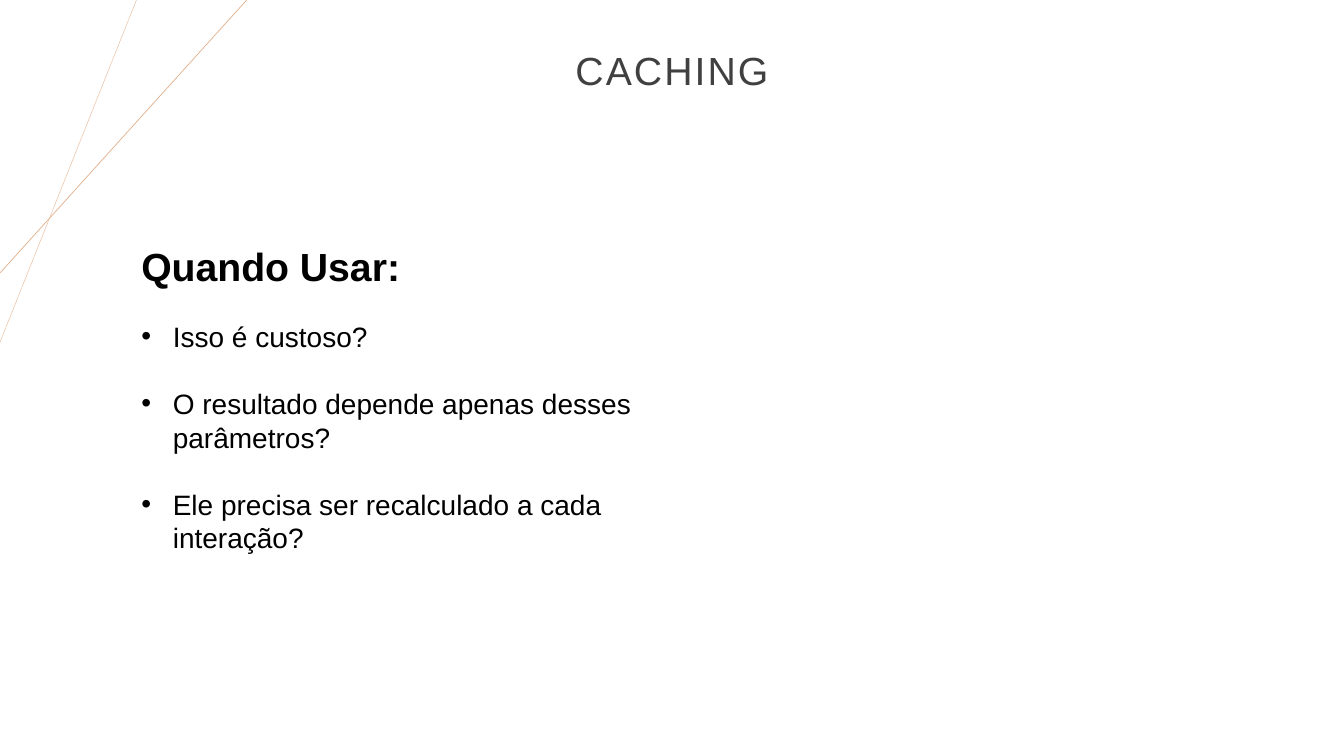
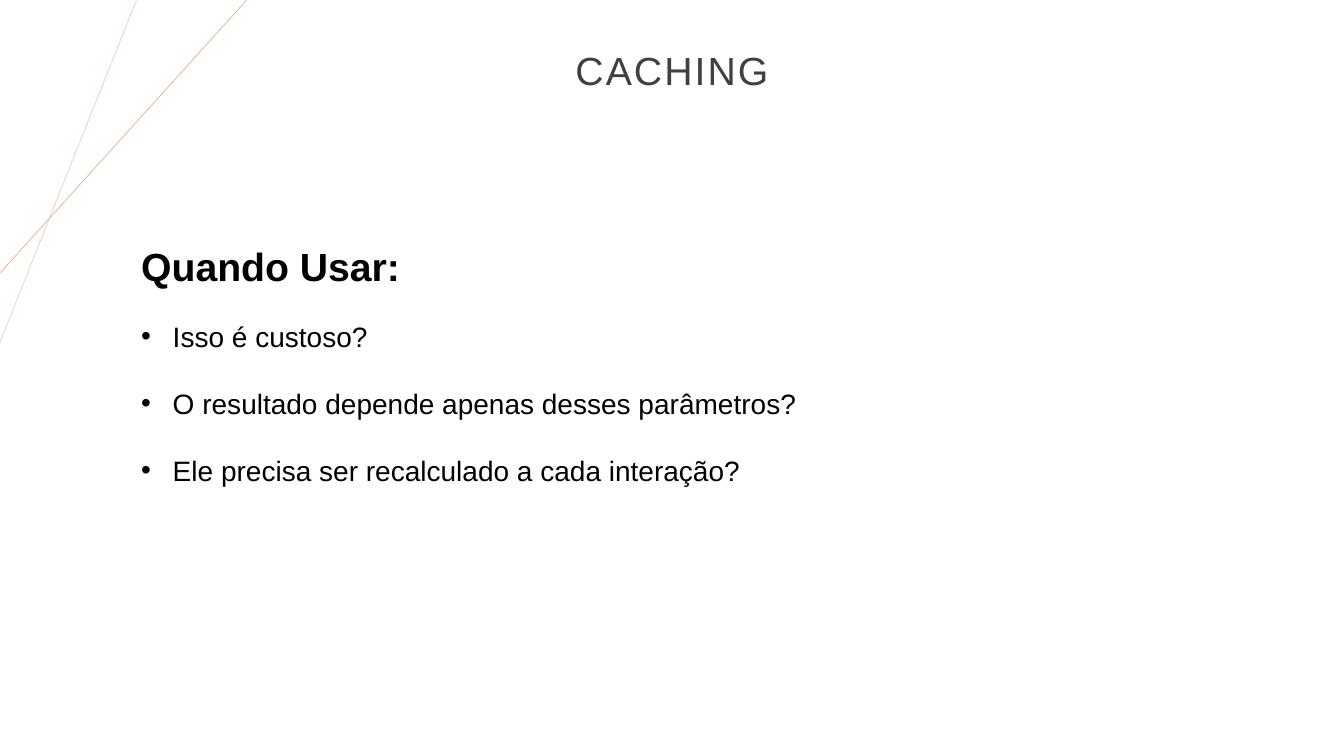
Before and after one commit to LucasRios/FIAP, a slide deck: slide 6 of Aula05/Aula5.pptx. Drawn at 1344x756 pixels with LibreOffice and Linux fonts; fonts in the diff are those of the drawing. Boxes give left, top, right and bottom in pixels: in the first picture for what was removed or moved away, otherwise in the second. Text is boxed around its words. In the diff, an @@ line names an element or a change of style, - is before the commit and + after.

```diff
--- a/Aula05/Aula5.pptx
+++ b/Aula05/Aula5.pptx
@@ text "Quando Usar:" rewrapped from (141, 252, 631, 553) to (141, 252, 795, 486) @@
```
Also in this commit, not shown: 2 other files.
